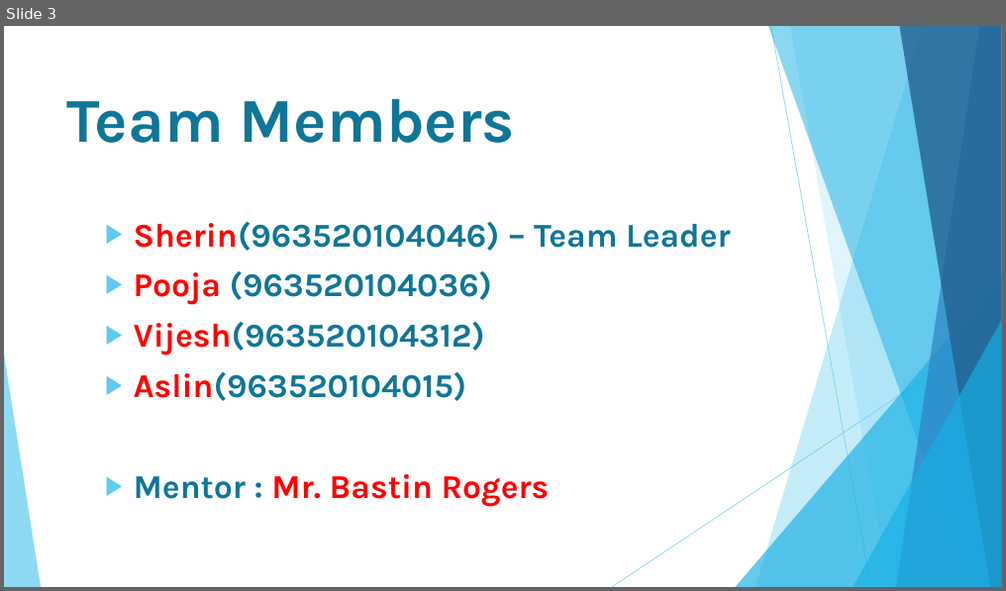
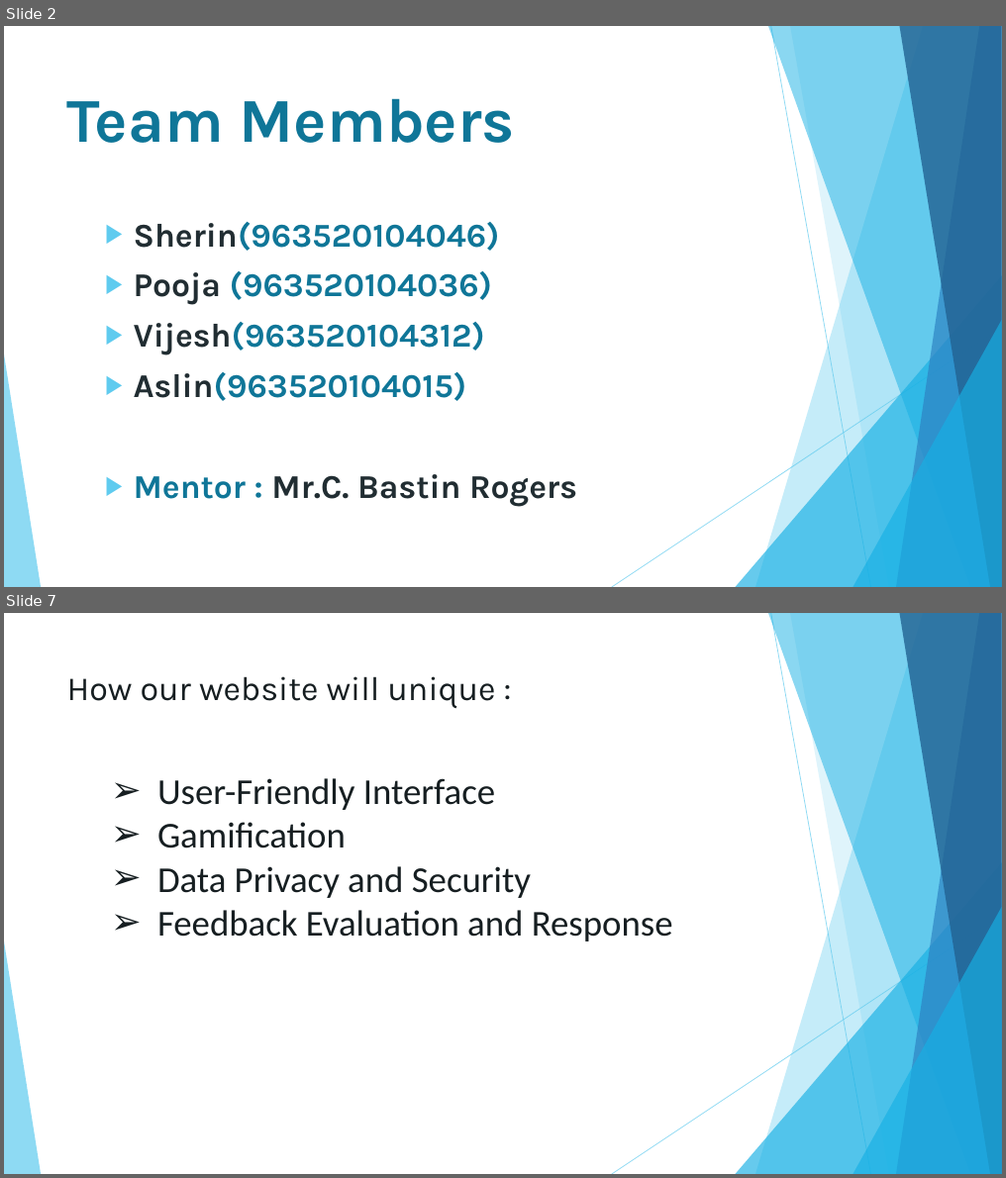
Before and after one commit to aslin-joel-r/mini-project-S6, a slide deck: Mini Project.pptx. Shown one above the other, each under a label of ours: slide 3 before the commit, slides 2 and 7 after it; the slides between them are not shown. The pictures are 1006x591 and 1006x1178 pixels, drawn with LibreOffice and Linux fonts; fonts in the diff are those of the drawing. Boxes give left, top, right and bottom in pixels: in the first picture for what was removed or moved away, otherwise in the second. Text is boxed around its words. In the diff, an @@ line names an element or a change of style, - is before the commit and + after.

```diff
--- a/Mini Project.pptx
+++ b/Mini Project.pptx
@@ slide 7 added at (4,613,1002,1174), background #FFFFFF; not listed: 10 template elements that a slide beside it also shows @@
@@ title added at (67,676,495,708), 32.4 pt, text #161E22 @@
+How our website will unique :
@@ text added at (157,778,673,942), 35.1 pt, text #161E22 @@
+➢ User-Friendly Interface
+➢ Gamification
+➢ Data Privacy and Security
+➢ Feedback Evaluation and Response
@@ what was slide 3 is now slide 2 @@
@@ slide 2 changed as well @@
@@ text at (134,222,500,251): text changed @@
-▶ Sherin(963520104046) – Team Leader
+▶ Sherin(963520104046)
@@ text at (134,272,492,401): text colour #FF0000 to #212D32 in "Pooja", "Vijesh(963520104312)", "Aslin(963520104015)" @@
@@ text at (134,474,577,507): text changed; text colour #FF0000 to #212D32 @@
-▶ Mentor : Mr. Bastin Rogers
+▶ Mentor : Mr.C. Bastin Rogers
```
Also in this commit, not shown: 2 other slides changed, 6 other slides added, 3 slides removed.
